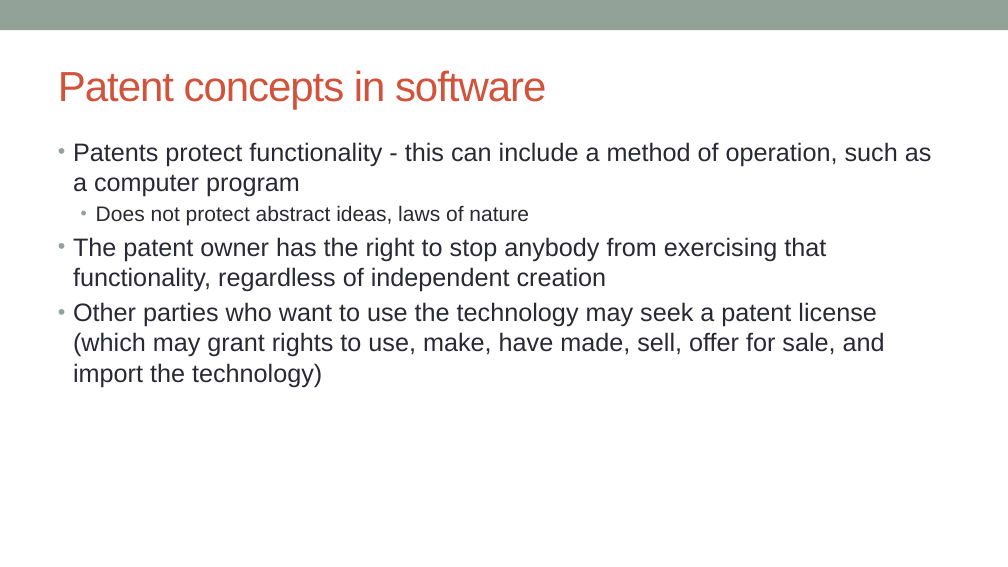
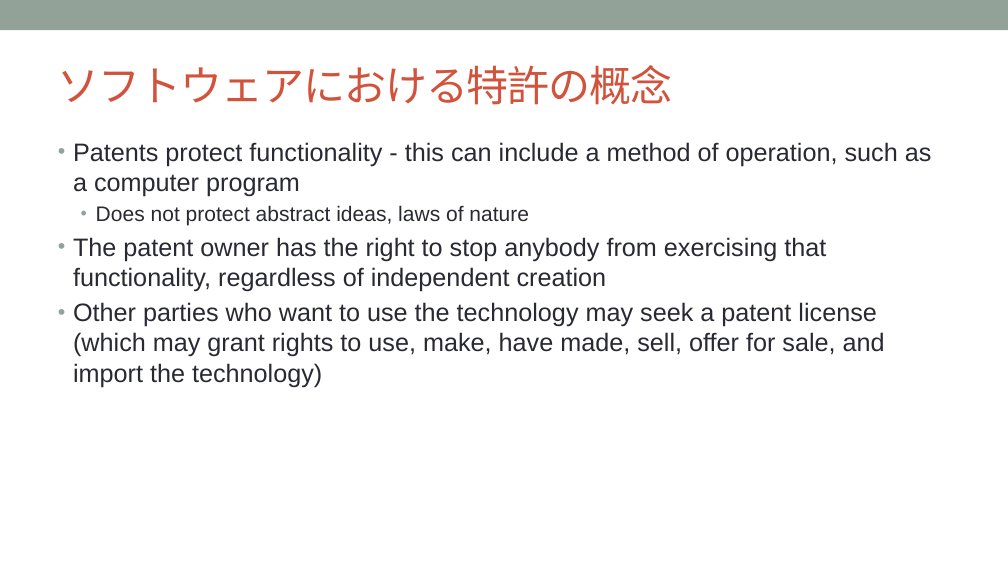
Before and after one commit to OpenChain-Project/Curriculum-Translation-JP, a slide deck: slide 8 of target/openchain-curriculum-release-2.pptx. Drawn at 1008x567 pixels with LibreOffice and Linux fonts; fonts in the diff are those of the drawing; background and template pictures are left out. Boxes give left, top, right and bottom in pixels: in the first picture for what was removed or moved away, otherwise in the second. Text is boxed around its words. In the diff, an @@ line names an element or a change of style, - is before the commit and + after.

Commit message:
7/75 slides done.

```diff
--- a/target/openchain-curriculum-release-2.pptx
+++ b/target/openchain-curriculum-release-2.pptx
@@ title at box(58, 65, 673, 105): text changed @@
-Patent concepts in software
+ソフトウェアにおける特許の概念
```
Also in this commit, not shown: 1 other slide changed, 8 other files.
